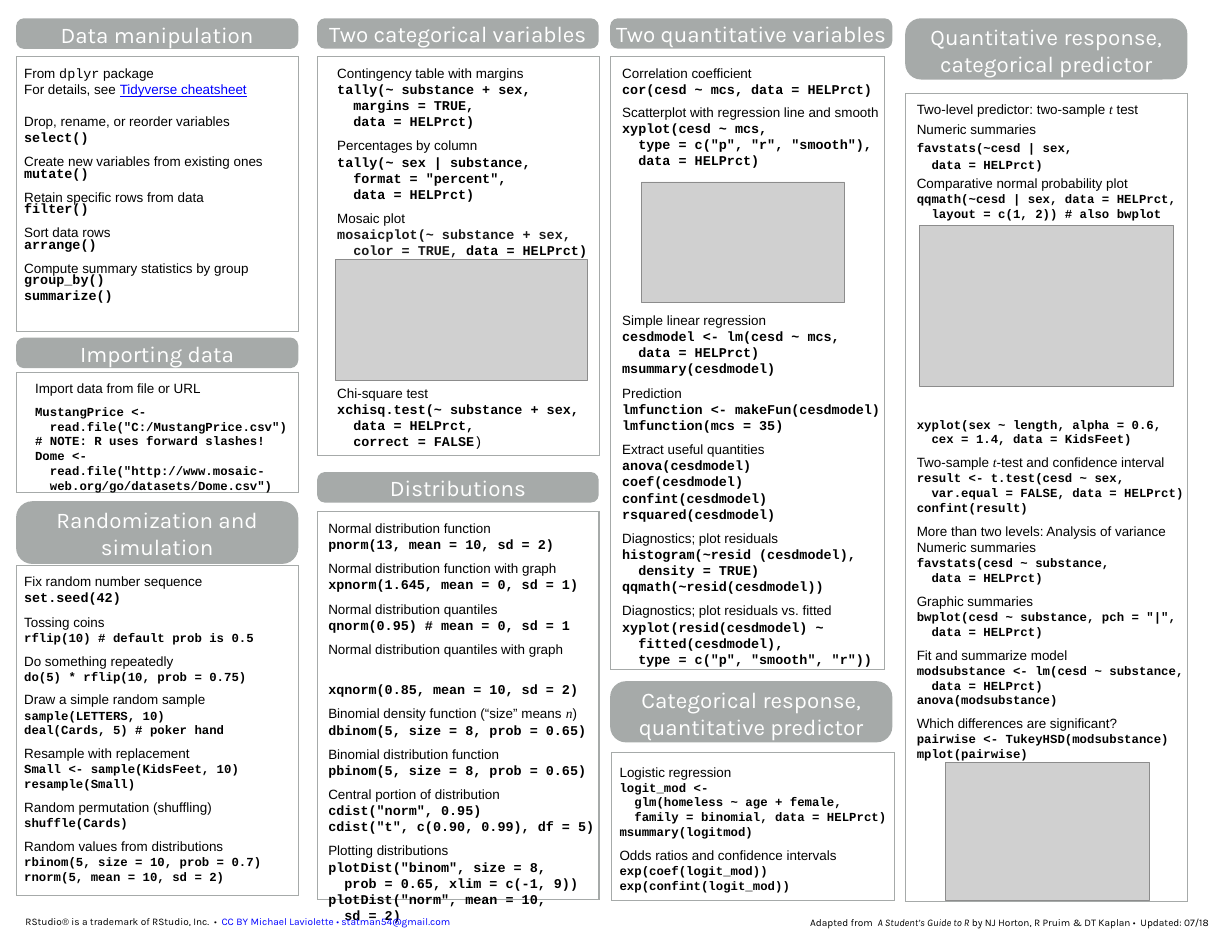
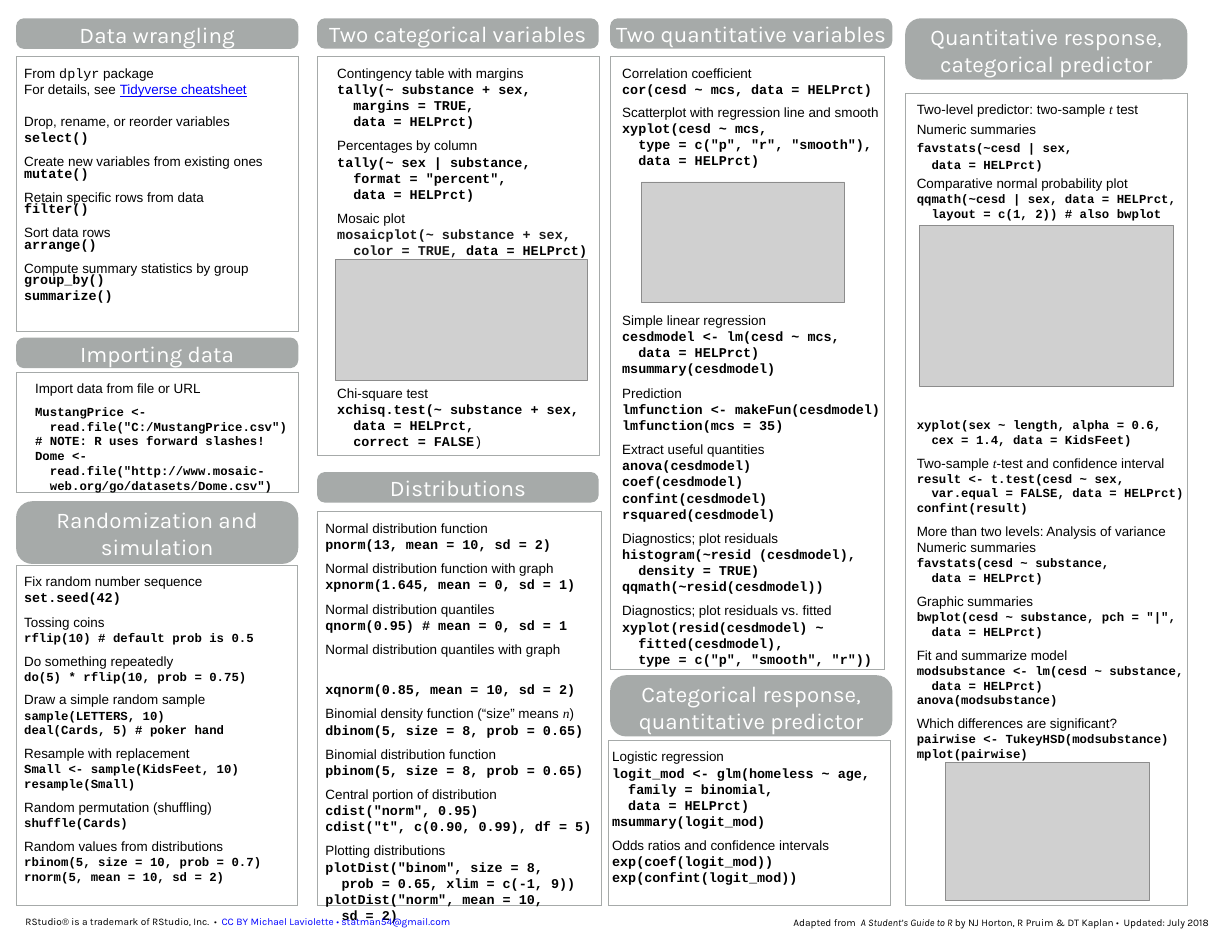
Before and after one commit to mlaviolet/Mosaic-cheatsheets, a slide deck: slide 2 of mosaic-cheatsheet-lattice.pptx. Drawn at 1232x952 pixels with LibreOffice and Linux fonts; fonts in the diff are those of the drawing; grey boxes stand for pictures. Boxes give left, top, right and bottom in pixels: in the first picture for what was removed or moved away, otherwise in the second. Text is boxed around its words. In the diff, an @@ line names an element or a change of style, - is before the commit and + after.

```diff
--- a/mosaic-cheatsheet-lattice.pptx
+++ b/mosaic-cheatsheet-lattice.pptx
@@ text in rounded rectangle at (79,28,235,49): text changed @@
-Data manipulation
+Data wrangling
@@ rectangle "Two-level predictor: two-sample t test": place and size @@
-rectangle "Two-level predictor: two-sample t test" at (905,94,1188,901)
+rectangle "Two-level predictor: two-sample t test" at (905,94,1188,906)
@@ rectangle "Normal distribution function": place and size @@
-rectangle "Normal distribution function" at (317,512,599,899)
+rectangle "Normal distribution function" at (317,512,601,906)
@@ rectangle "Fix random number sequence": place and size @@
-rectangle "Fix random number sequence" at (16,565,298,895)
+rectangle "Fix random number sequence" at (16,565,298,906)
@@ rounded rectangle "Categorical response,": place and size @@
-rounded rectangle "Categorical response," at (610,681,893,743)
+rounded rectangle "Categorical response," at (610,675,893,736)
@@ rectangle "Logistic regression": place and size @@
-rectangle "Logistic regression" at (612,752,895,901)
+rectangle "Logistic regression" at (608,740,890,905)
@@ text in rectangle at (612,768,870,829): text changed; size 11 to 12 pt @@
-logit_mod <-
-glm(homeless ~ age + female,
-family = binomial, data = HELPrct)
-msummary(logitmod)
+logit_mod <- glm(homeless ~ age,
+family = binomial,
+data = HELPrct)
+msummary(logit_mod)
@@ text in rectangle at (612,751,797,885): size 11 to 12 pt in "exp(coef(logit_mod))", "exp(confint(logit_mod))"; line spacing 1.2 to 1 @@
@@ text at (793,919,1208,929): text changed @@
-Adapted from A Student’s Guide to R by NJ Horton, R Pruim & DT Kaplan • Updated: 07/18
+Adapted from A Student’s Guide to R by NJ Horton, R Pruim & DT Kaplan • Updated: July 2018
```
Also in this commit, not shown: 1 other slide changed, 3 other files.
